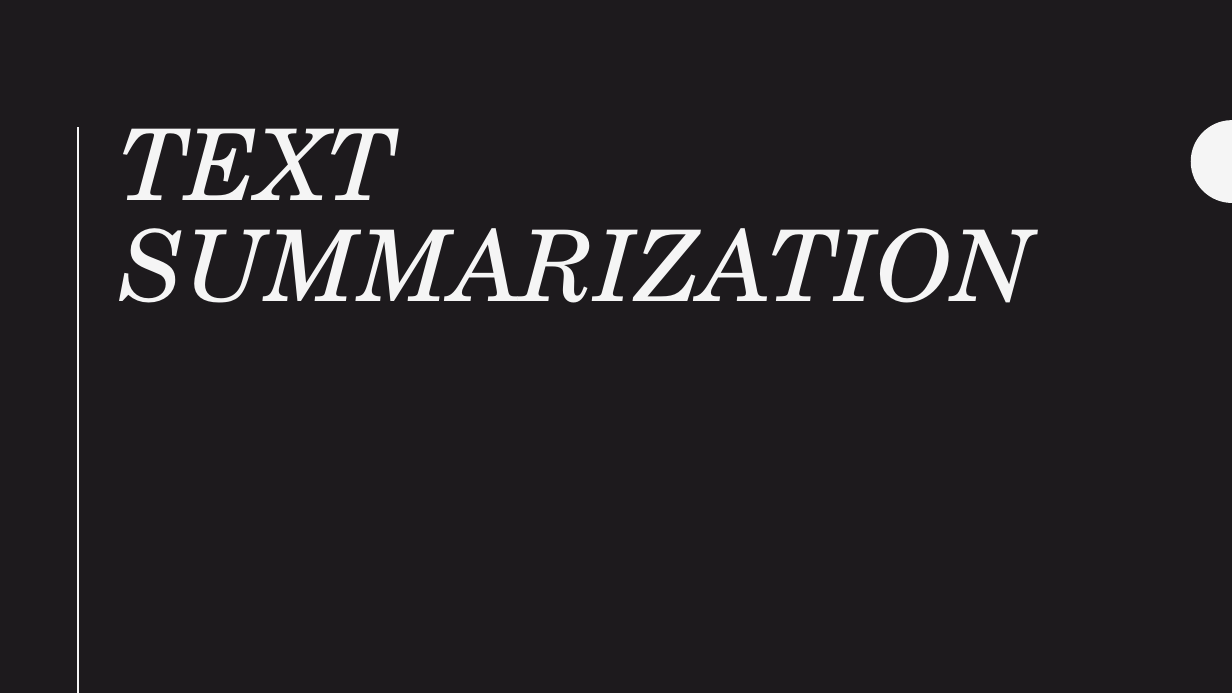
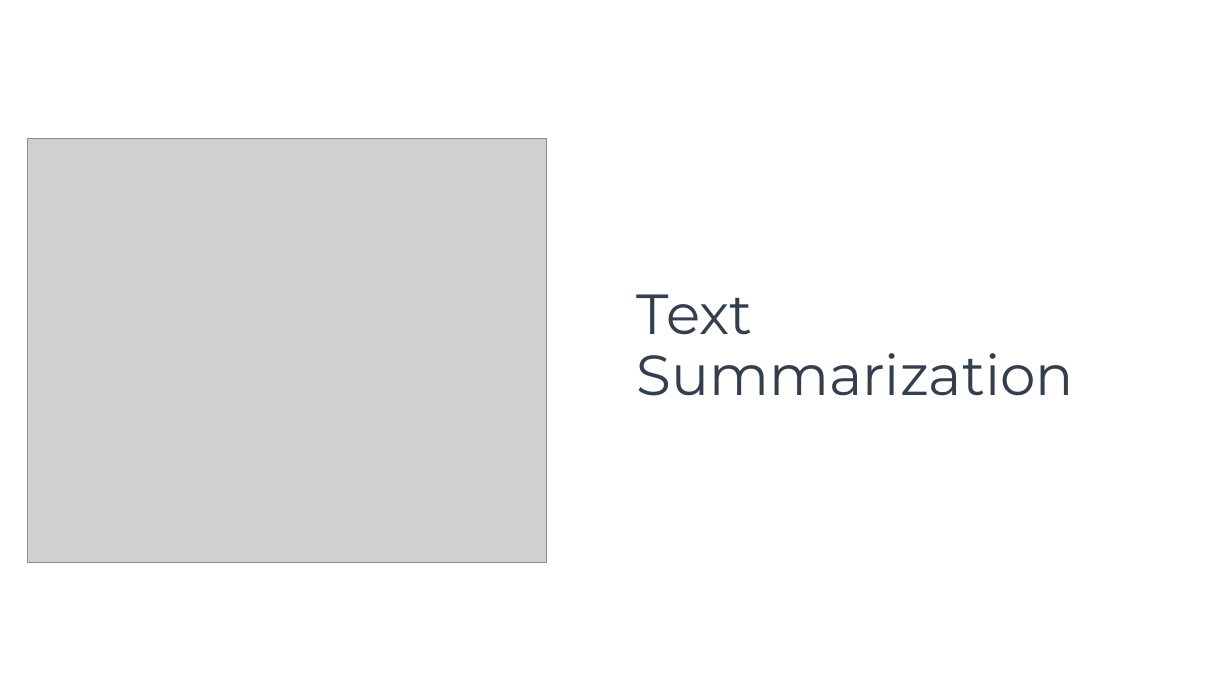
Before and after one commit to mhserry/F21AA, a slide deck: slide 3 of CW2/Submission/Text Summarization.pptx (slide 1 before the commit). Drawn at 1232x693 pixels with LibreOffice and Linux fonts; fonts in the diff are those of the drawing; grey boxes stand for pictures. Boxes give left, top, right and bottom in pixels: in the first picture for what was removed or moved away, otherwise in the second. Text is boxed around its words. In the diff, an @@ line names an element or a change of style, - is before the commit and + after.

Commit message:
work on presentation

```diff
--- a/CW2/Submission/Text Summarization.pptx
+++ b/CW2/Submission/Text Summarization.pptx
@@ background #1D1A1D to #FFFFFF @@
@@ picture added at box(28, 139, 547, 563) @@
@@ line removed from (79, 128) to (79, 693) @@
@@ freeform shape removed at box(1191, 120, 1232, 203) @@
@@ title "Text Summarization" at box(637, 294, 1074, 396): vertical alignment top to middle @@
@@ title at box(637, 294, 1074, 396): text changed; size 77 to 44 pt; font TeX Gyre Schola to Montserrat; text colour #F5F5F5 to #333F50; italic off @@
-TEXT SUMMARIZATION
+Text Summarization
```
Also in this commit, not shown: 1 other slide changed, 24 slides added, 8 slides removed, 3 other files.
